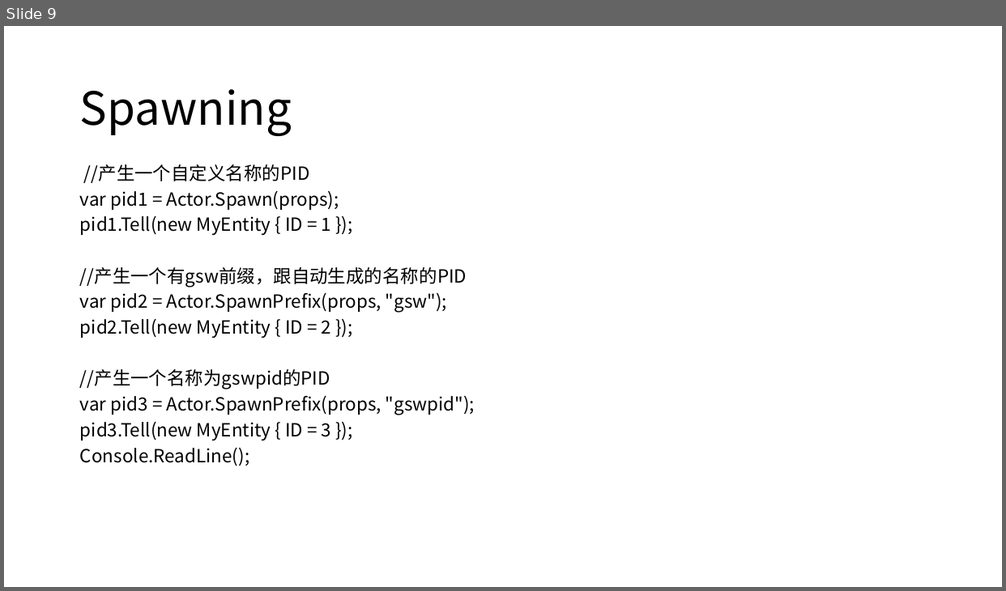
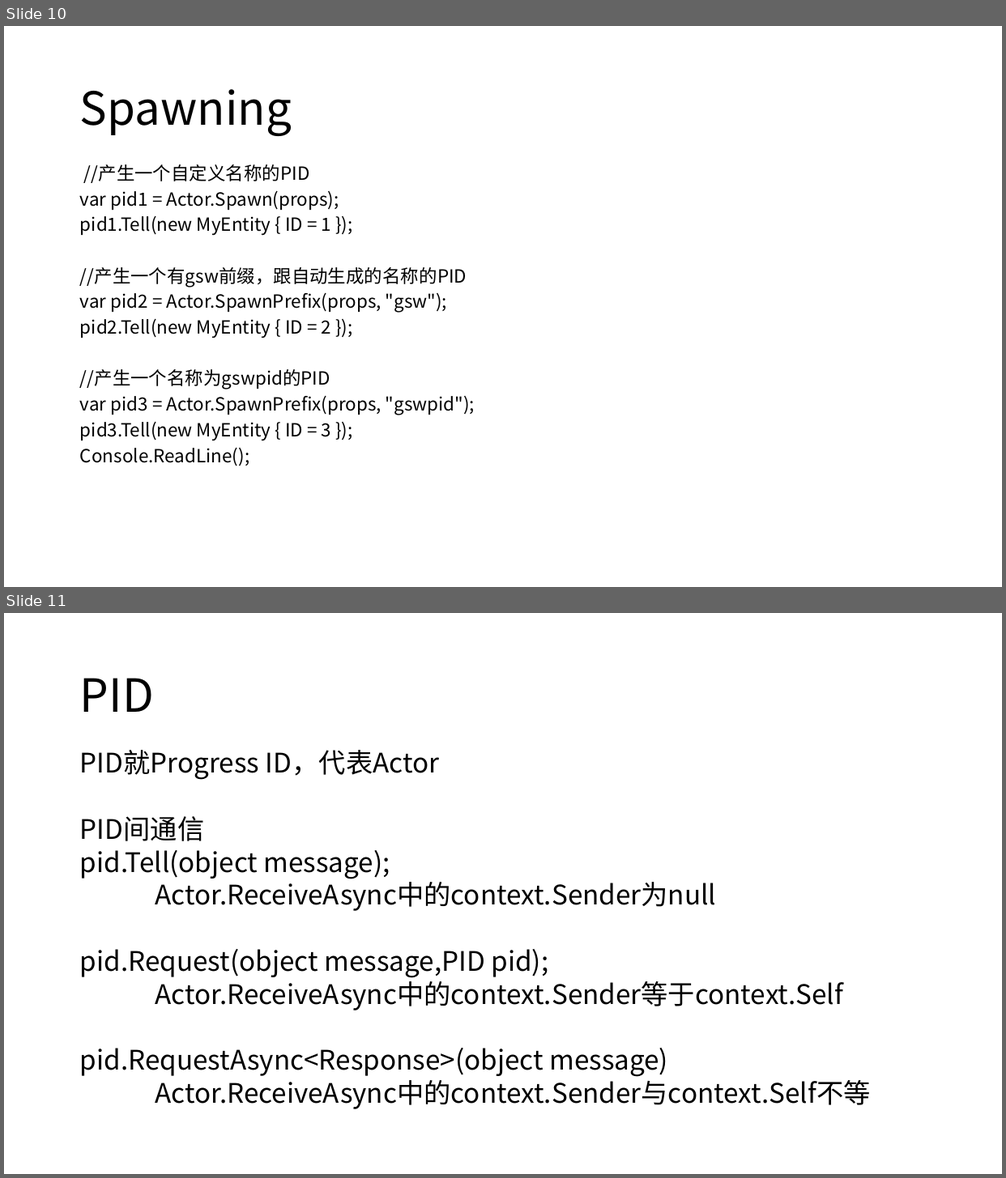
Before and after one commit to axzxs2001/ProtoActorSample, a slide deck: ProtoActorSample/Proto.Actor.pptx. Shown one above the other, each under a label of ours: slide 9 before the commit, slides 10 and 11 after it. The pictures are 1006x591 and 1006x1178 pixels, drawn with LibreOffice and Linux fonts; fonts in the diff are those of the drawing. Boxes give left, top, right and bottom in pixels: in the first picture for what was removed or moved away, otherwise in the second. Text is boxed around its words. In the diff, an @@ line names an element or a change of style, - is before the commit and + after.

```diff
--- a/ProtoActorSample/Proto.Actor.pptx
+++ b/ProtoActorSample/Proto.Actor.pptx
@@ slide 11 added at (4,613,1002,1174), background #FFFFFF @@
@@ title added at (80,678,154,712), 44 pt, text #000000 @@
+PID
@@ text added at (80,750,870,1110), 25.9 pt, text #000000 @@
+PID就Progress ID，代表Actor
+PID间通信
+pid.Tell(object message);
+Actor.ReceiveAsync中的context.Sender为null
+pid.Request(object message,PID pid);
+Actor.ReceiveAsync中的context.Sender等于context.Self
+pid.RequestAsync<Response>(object message)
+Actor.ReceiveAsync中的context.Sender与context.Self不等
@@ what was slide 9 is now slide 10 @@
```
Also in this commit, not shown: 1 slide changed, 3 other slides added.
